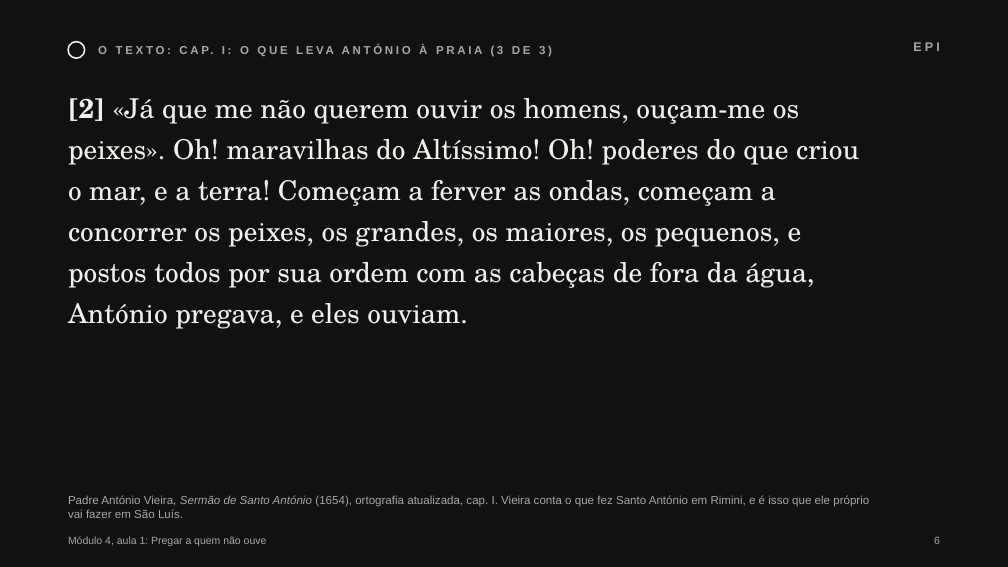
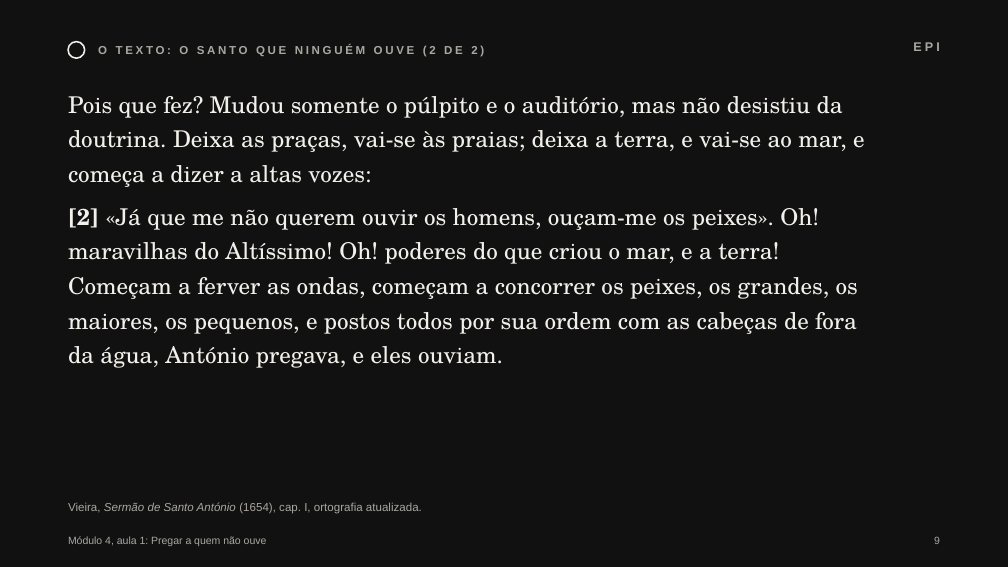
Before and after one commit to pedrohfernandes-klk/pt, a slide deck: slide 9 of m4/diapositivos/aula-01-f01.pptx (slide 6 before the commit). Drawn at 1008x567 pixels with LibreOffice and Linux fonts; fonts in the diff are those of the drawing. Boxes give left, top, right and bottom in pixels: in the first picture for what was removed or moved away, otherwise in the second. Text is boxed around its words. In the diff, an @@ line names an element or a change of style, - is before the commit and + after.

```diff
--- a/m4/diapositivos/aula-01-f01.pptx
+++ b/m4/diapositivos/aula-01-f01.pptx
@@ text at (x1=98, y1=45, x2=484, y2=57): text changed @@
-O TEXTO: CAP. I: O QUE LEVA ANTÓNIO À PRAIA (3 DE 3)
+O TEXTO: O SANTO QUE NINGUÉM OUVE (2 DE 2)
@@ text at (x1=68, y1=96, x2=865, y2=187): paragraph added @@
+Pois que fez? Mudou somente o púlpito e o auditório, mas não desistiu da doutrina. Deixa as praças, vai-se às praias; deixa a terra, e vai-se ao mar, e começa a dizer a altas vozes:
@@ text at (x1=68, y1=208, x2=858, y2=368): size 26 to 22 pt in "[2] «Já que me não querem ouvir ..." @@
@@ text at (x1=68, y1=502, x2=422, y2=514): text changed @@
-Padre António Vieira, Sermão de Santo António (1654), ortografia atualizada, cap. I. Vieira conta o que fez Santo António em Rimini, e é isso que ele próprio vai fazer em São Luís.
+Vieira, Sermão de Santo António (1654), cap. I, ortografia atualizada.
```
Also in this commit, not shown: 18 other slides changed, 11 slides added, 6 slides removed, 7 other files.
